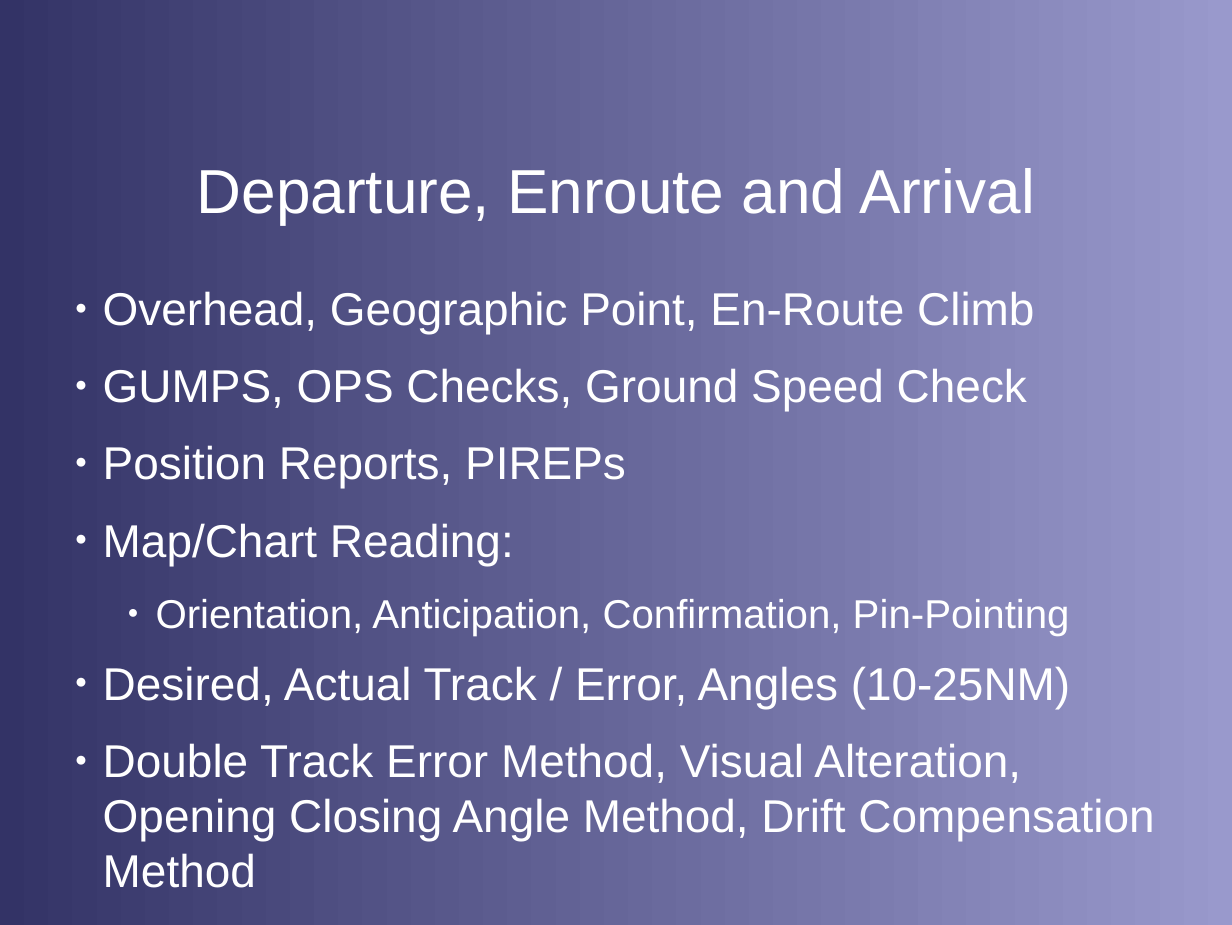
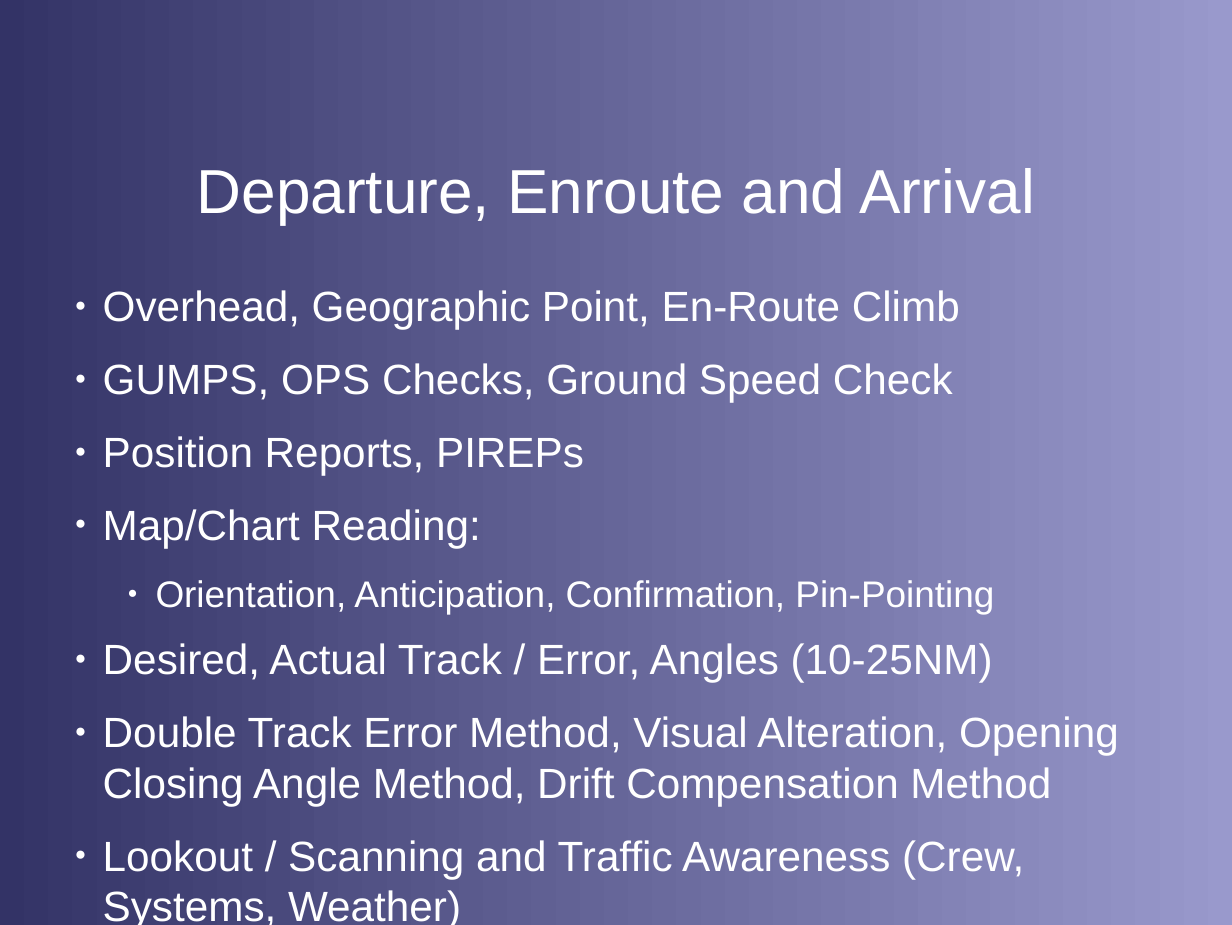
Before and after one commit to stephanheinemann/flight, a slide deck: slide 12 of FI/Navigation/Navigation.odp (slide 11 before the commit). Drawn at 1232x925 pixels with LibreOffice and Linux fonts; fonts in the diff are those of the drawing; background and template pictures are left out. Boxes give left, top, right and bottom in pixels: in the first picture for what was removed or moved away, otherwise in the second. Text is boxed around its words. In the diff, an @@ line names an element or a change of style, - is before the commit and + after.

```diff
--- a/FI/Navigation/Navigation.odp
+++ b/FI/Navigation/Navigation.odp
@@ text at box(103, 290, 1119, 806): size 29.6 to 27.2 pt in "Overhead, Geographic Point, En-Route Climb", "GUMPS, OPS Checks, Ground Speed Check", "Position Reports, PIREPs", "Map/Chart Reading:" and 2 more places; size 25.9 to 23.8 pt in "Orientation, Anticipation, Confirmation, Pin-Pointing" @@
@@ text at box(103, 840, 1024, 925): paragraph added @@
+● Lookout / Scanning and Traffic Awareness (Crew, Systems, Weather)
```
Also in this commit, not shown: 2 slides added, 1 slide removed.
